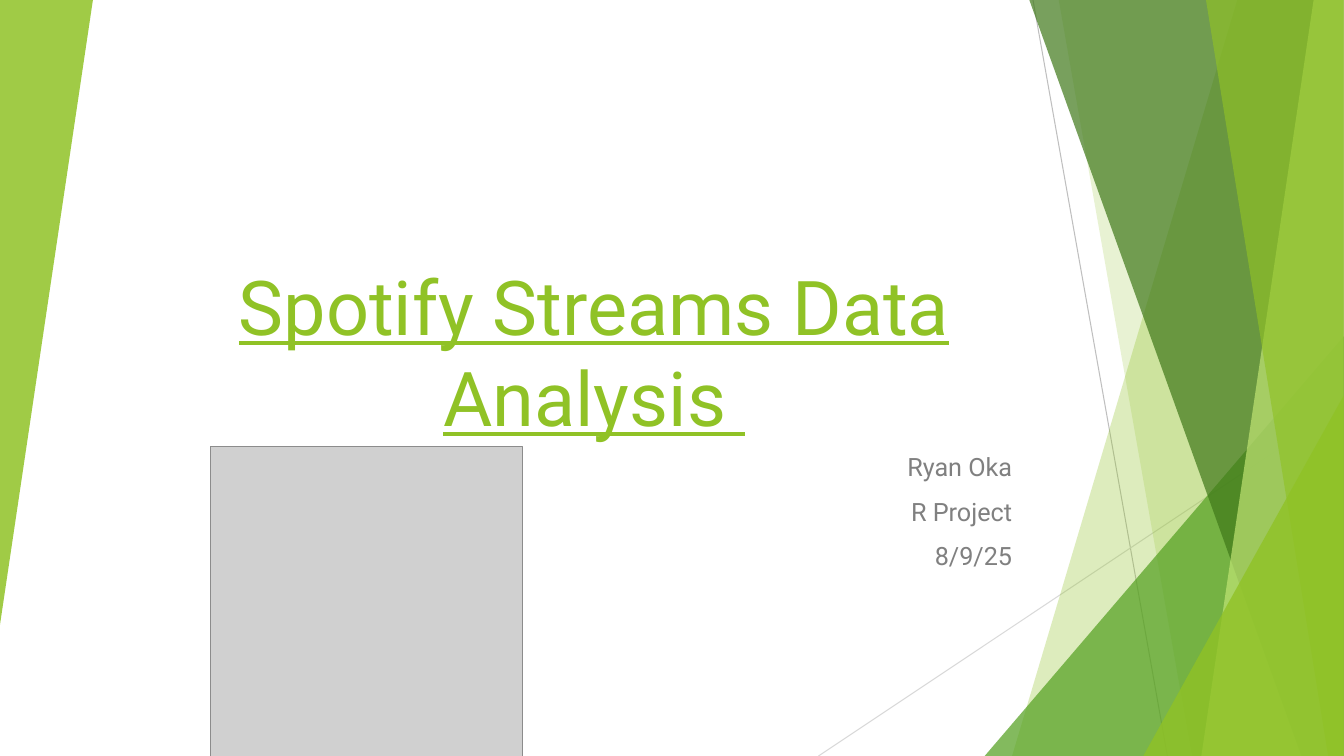
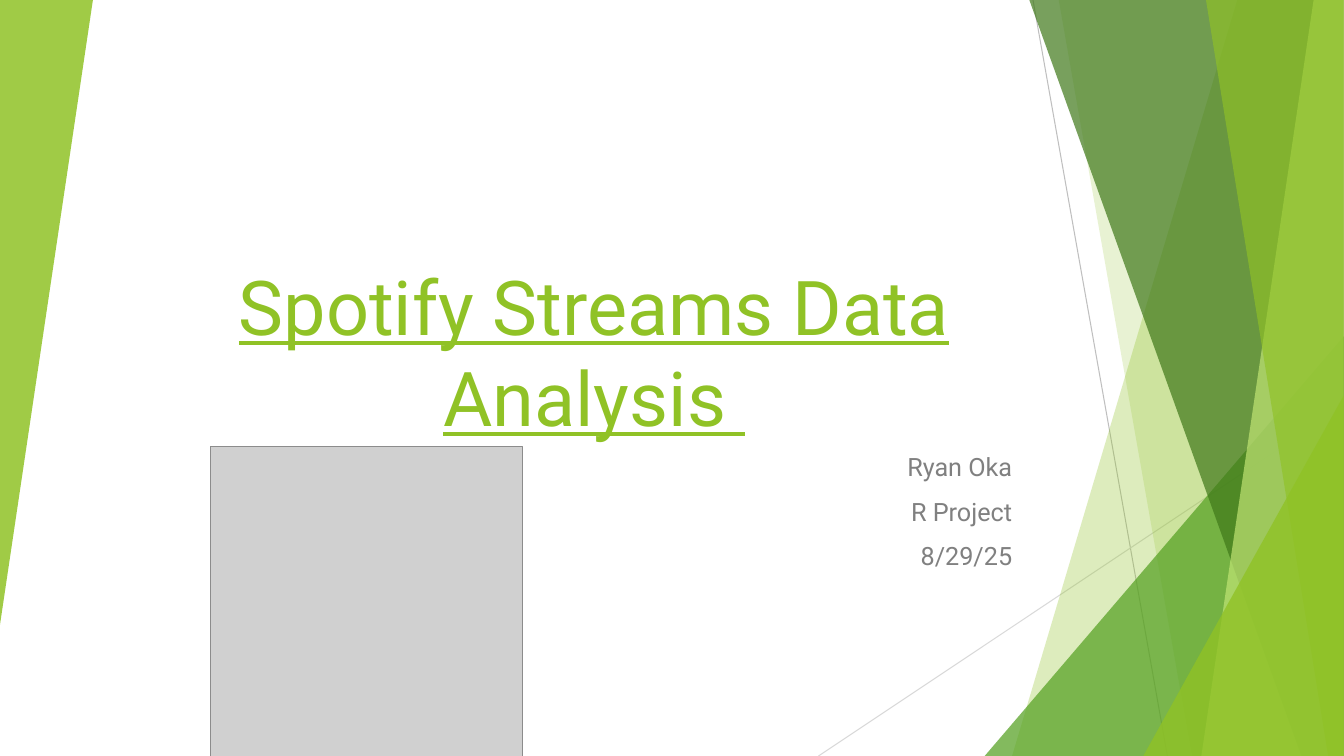
Before and after one commit to ryoka23/R-Project, a slide deck: slide 1 of Spotify Data Presentation.pptx. Drawn at 1344x756 pixels with LibreOffice and Linux fonts; fonts in the diff are those of the drawing; grey boxes stand for pictures. Boxes give left, top, right and bottom in pixels: in the first picture for what was removed or moved away, otherwise in the second. Text is boxed around its words. In the diff, an @@ line names an element or a change of style, - is before the commit and + after.

```diff
--- a/Spotify Data Presentation.pptx
+++ b/Spotify Data Presentation.pptx
@@ subtitle at (x1=921, y1=547, x2=1013, y2=567): text changed @@
-8/9/25
+8/29/25
```
Also in this commit, not shown: 3 other files.
